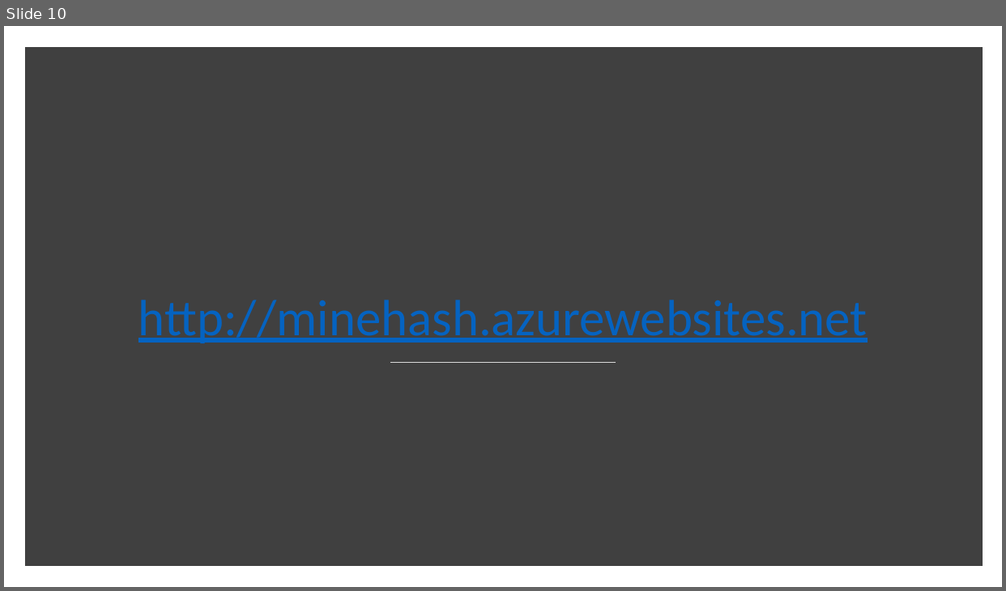
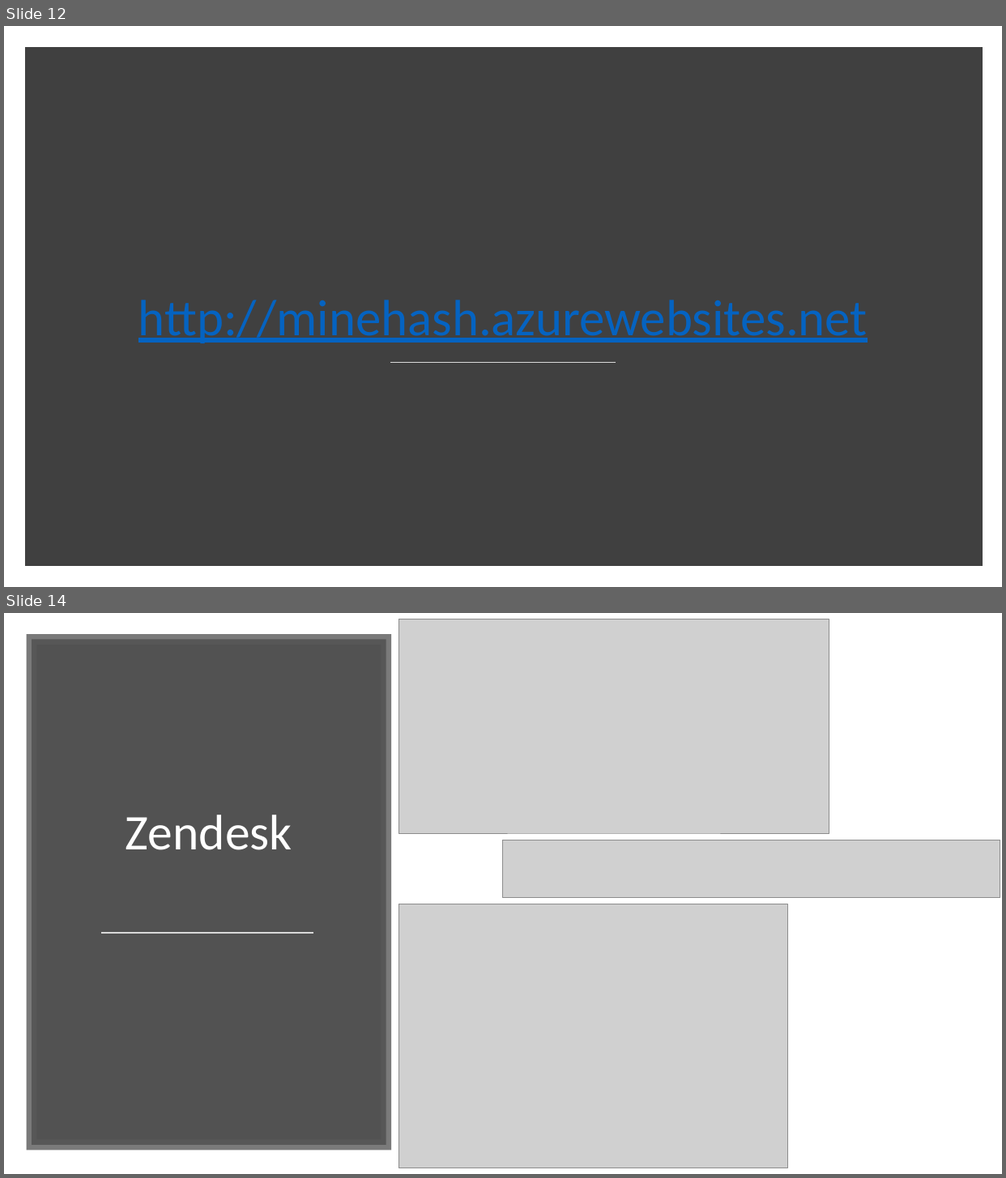
Before and after one commit to Fabicaneyu/.mineHash, a slide deck: Documentação/Slides/Entregas da 2° Sprint.pptx. Shown one above the other, each under a label of ours: slide 10 before the commit, slides 12 and 14 after it; the slides between them are not shown. The pictures are 1006x591 and 1006x1178 pixels, drawn with LibreOffice and Linux fonts; fonts in the diff are those of the drawing; grey boxes stand for pictures. Boxes give left, top, right and bottom in pixels: in the first picture for what was removed or moved away, otherwise in the second. Text is boxed around its words. In the diff, an @@ line names an element or a change of style, - is before the commit and + after.

```diff
--- a/Documentação/Slides/Entregas da 2° Sprint.pptx
+++ b/Documentação/Slides/Entregas da 2° Sprint.pptx
@@ slide 14 added at <box>4,613,1002,1174</box>, background #FFFFFF @@
@@ picture added at <box>398,619,829,833</box> @@
@@ rectangle added at <box>32,639,386,1145</box>, fill #404040 at 90% opacity, outline #595959 10 pt @@
@@ title added at <box>126,815,292,850</box>, 48 pt, text #FFFFFF @@
+Zendesk
@@ picture added at <box>503,840,1000,897</box> @@
@@ picture added at <box>398,905,788,1169</box> @@
@@ line added from (101, 934) to (313, 934), #D9D9D9 1.75 pt @@
@@ what was slide 10 is now slide 12 @@
```
Also in this commit, not shown: 1 slide changed, 3 other slides added.
